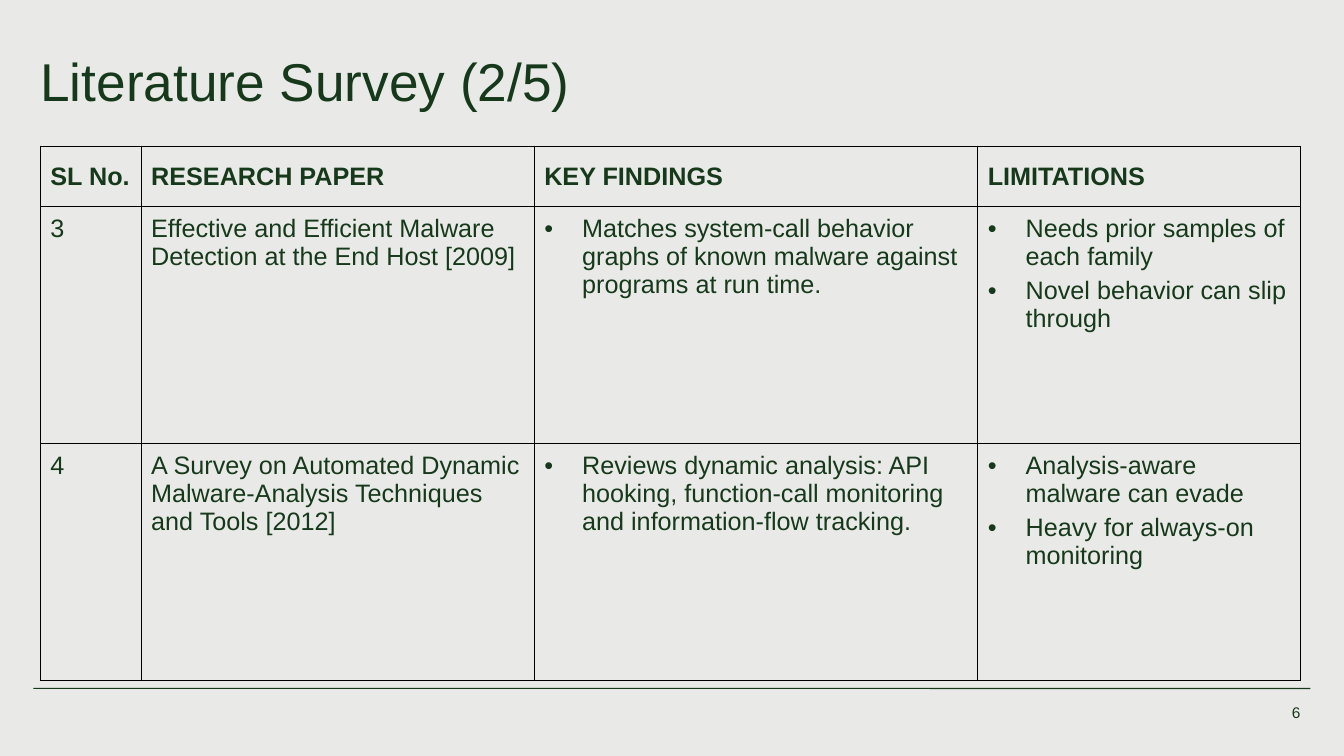
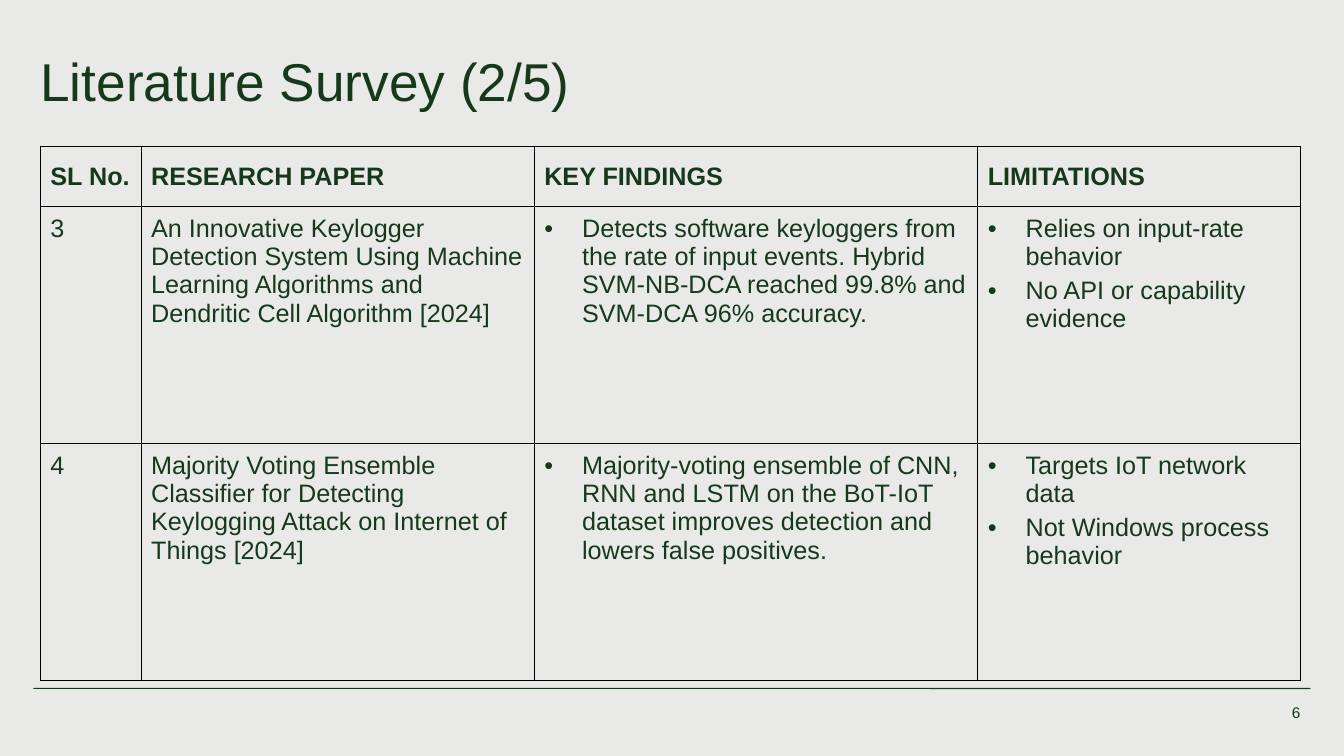
Before and after one commit to abijit2626/keyboard-hook-behavioral-detector, a slide deck: slide 6 of presentation/Keyboard_Hook_Behavioral_Detector.pptx. Drawn at 1344x756 pixels with LibreOffice and Linux fonts; fonts in the diff are those of the drawing. Boxes give left, top, right and bottom in pixels: in the first picture for what was removed or moved away, otherwise in the second. Text is boxed around its words. In the diff, an @@ line names an element or a change of style, - is before the commit and + after.

```diff
--- a/presentation/Keyboard_Hook_Behavioral_Detector.pptx
+++ b/presentation/Keyboard_Hook_Behavioral_Detector.pptx
@@ table at box(40, 146, 1301, 569) @@
-row 2: 3 | Effective and Efficient Malware Detection at the End Host [2009] | Matches system-call behavior graphs of known malware against programs at run time. | Needs prior samples of each family / Novel behavior can slip through
+row 2: 3 | An Innovative Keylogger Detection System Using Machine Learning Algorithms and Dendritic Cell Algorithm [2024] | Detects software keyloggers from the rate of input events. Hybrid SVM-NB-DCA reached 99.8% and SVM-DCA 96% accuracy. | Relies on input-rate behavior / No API or capability evidence
-row 3: 4 | A Survey on Automated Dynamic Malware-Analysis Techniques and Tools [2012] | Reviews dynamic analysis: API hooking, function-call monitoring and information-flow tracking. | Analysis-aware malware can evade / Heavy for always-on monitoring
+row 3: 4 | Majority Voting Ensemble Classifier for Detecting Keylogging Attack on Internet of Things [2024] | Majority-voting ensemble of CNN, RNN and LSTM on the BoT-IoT dataset improves detection and lowers false positives. | Targets IoT network data / Not Windows process behavior
```
Also in this commit, not shown: 8 other slides changed.
